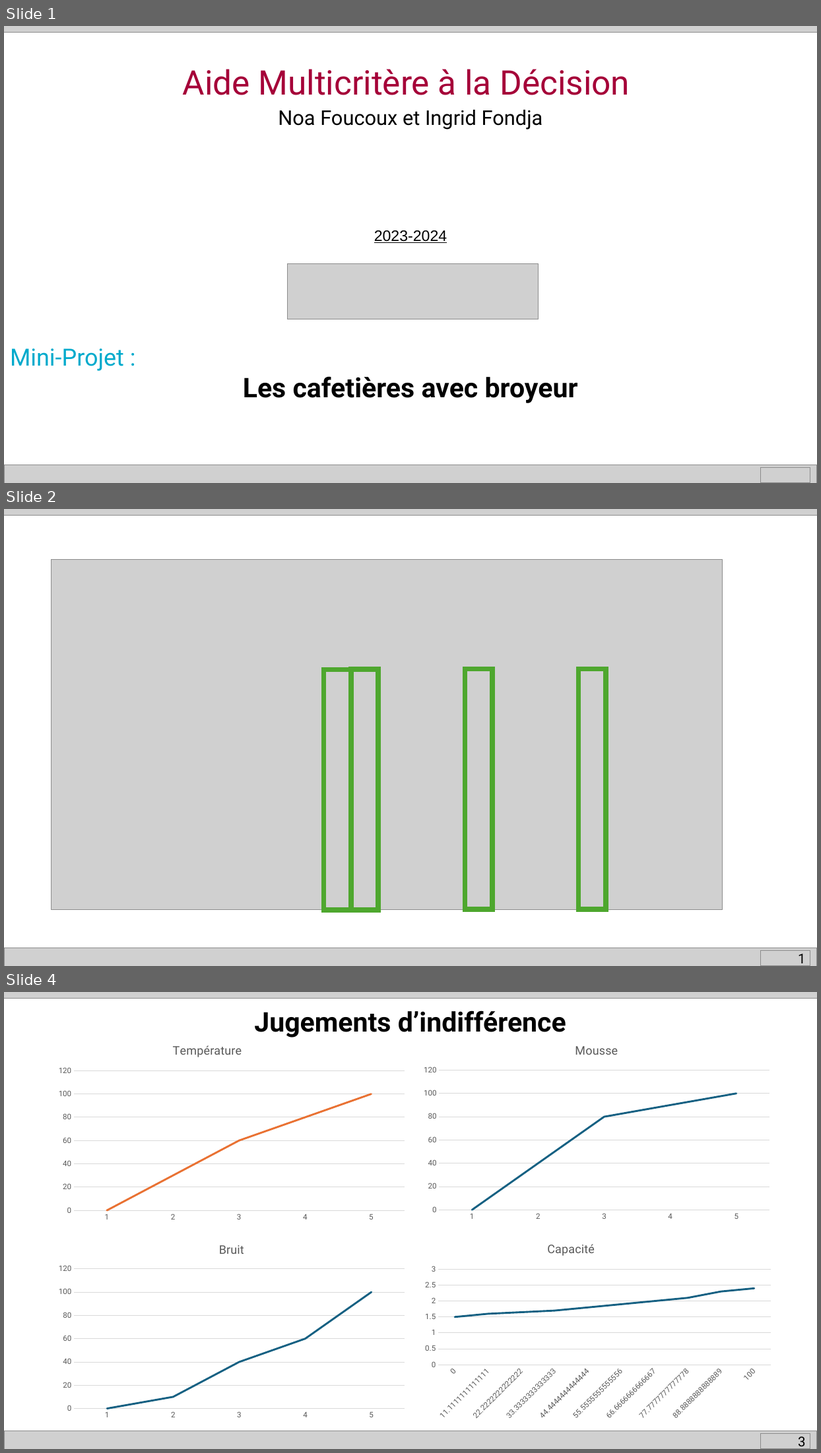
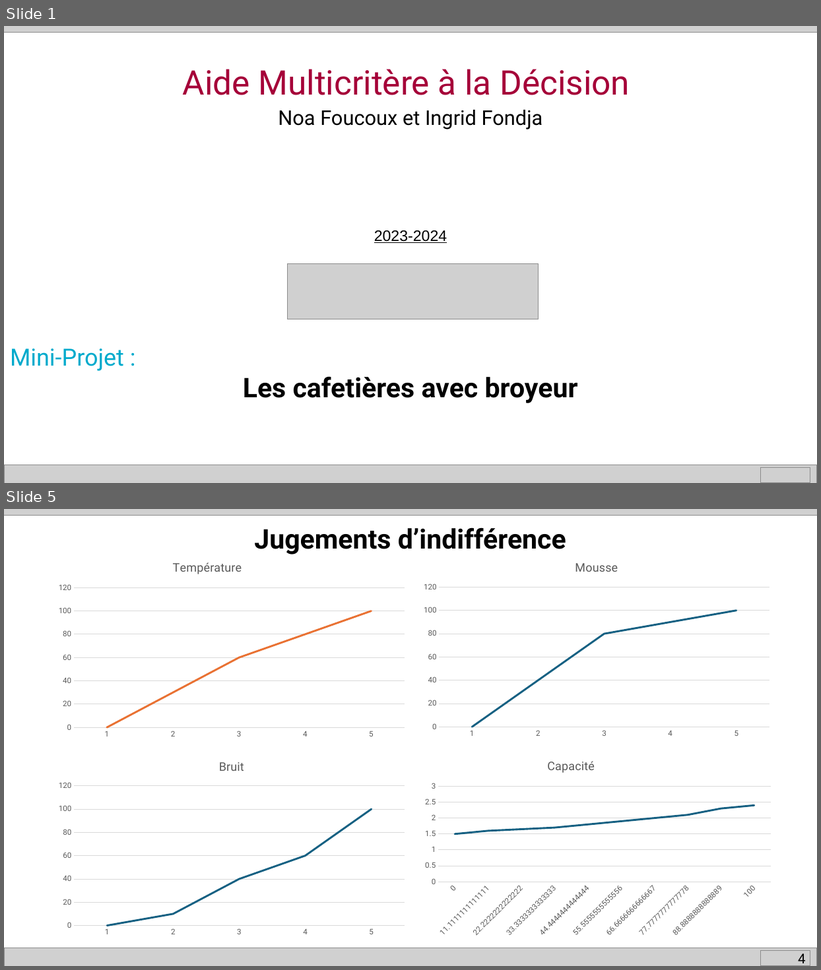
Before and after one commit to NoFOUC/projetaidmulticrit, a slide deck: Présentation.pptx. Shown one above the other, each under a label of ours: slides 1, 2 and 4 before the commit, slides 1 and 5 after it; the slides between them are not shown. The pictures are 821x1453 and 821x970 pixels, drawn with LibreOffice and Linux fonts; fonts in the diff are those of the drawing; grey boxes stand for pictures. Boxes give left, top, right and bottom in pixels: in the first picture for what was removed or moved away, otherwise in the second. Text is boxed around its words. In the diff, an @@ line names an element or a change of style, - is before the commit and + after.

```diff
--- a/Présentation.pptx
+++ b/Présentation.pptx
@@ slide 2 removed at (x1=4, y1=509, x2=817, y2=966), background #FFFFFF @@
@@ picture removed at (x1=4, y1=509, x2=817, y2=515) @@
@@ picture removed at (x1=52, y1=560, x2=723, y2=910) @@
@@ rectangle removed at (x1=323, y1=670, x2=351, y2=910) @@
@@ rectangle removed at (x1=351, y1=669, x2=378, y2=910) @@
@@ rectangle removed at (x1=465, y1=669, x2=492, y2=910) @@
@@ rectangle removed at (x1=579, y1=669, x2=606, y2=910) @@
@@ picture removed at (x1=4, y1=948, x2=817, y2=966) @@
@@ picture removed at (x1=761, y1=951, x2=811, y2=966) @@
@@ page number removed at (x1=798, y1=954, x2=806, y2=966) @@
-1
@@ what was slide 4 is now slide 5 @@
@@ page number at (x1=798, y1=954, x2=806, y2=966): text changed @@
-3
+4
```
Also in this commit, not shown: 3 slides changed, 2 slides added.
